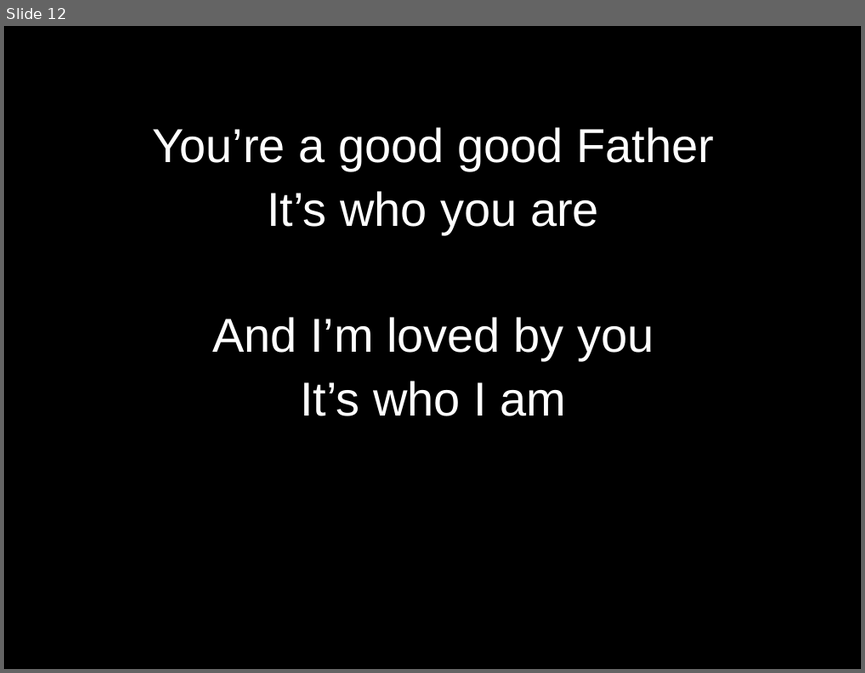
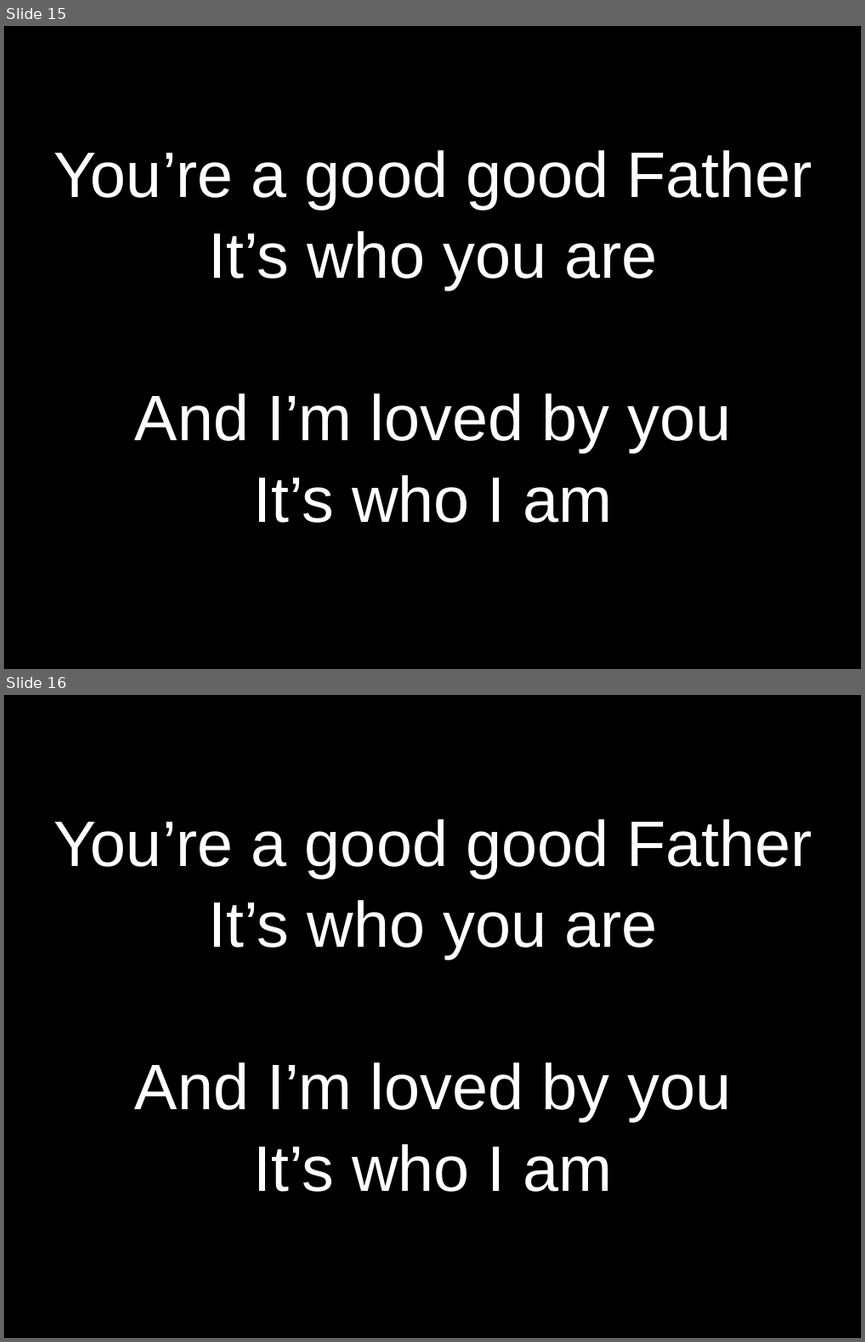
Before and after one commit to kendall412/worship, a slide deck: Good Good Father.pptx. Shown one above the other, each under a label of ours: slide 12 before the commit, slides 15 and 16 after it. The pictures are 865x673 and 865x1342 pixels, drawn with LibreOffice and Linux fonts; fonts in the diff are those of the drawing. Boxes give left, top, right and bottom in pixels: in the first picture for what was removed or moved away, otherwise in the second. Text is boxed around its words. In the diff, an @@ line names an element or a change of style, - is before the commit and + after.

```diff
--- a/Good Good Father.pptx
+++ b/Good Good Father.pptx
@@ slide 16 added at box(4, 695, 861, 1338), background #000000 @@
@@ subtitle added at box(53, 819, 812, 1191), 54 pt, text #FFFFFF @@
+You’re a good good Father
+It’s who you are
+And I’m loved by you
+It’s who I am
@@ what was slide 12 is now slide 15 @@
@@ slide 15 changed as well @@
@@ subtitle "You’re a good good Father" at box(53, 150, 812, 522): size 40 to 54 pt @@
```
Also in this commit, not shown: 10 other slides changed, 3 other slides added, 12 other files.
